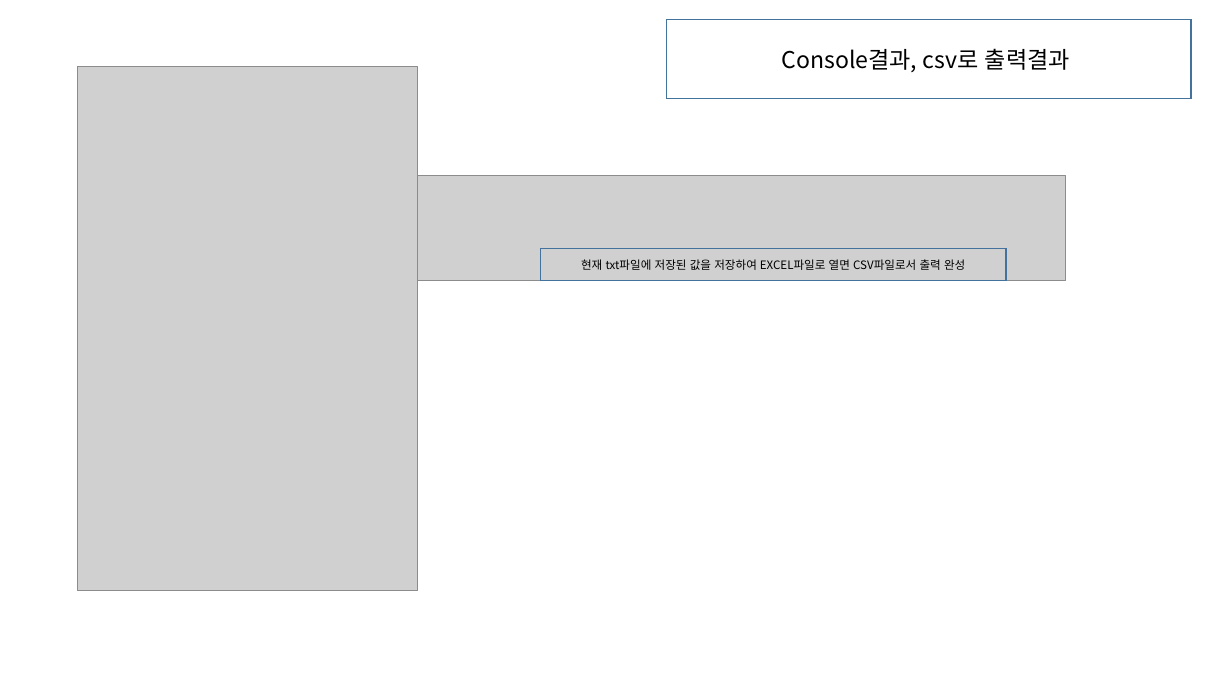
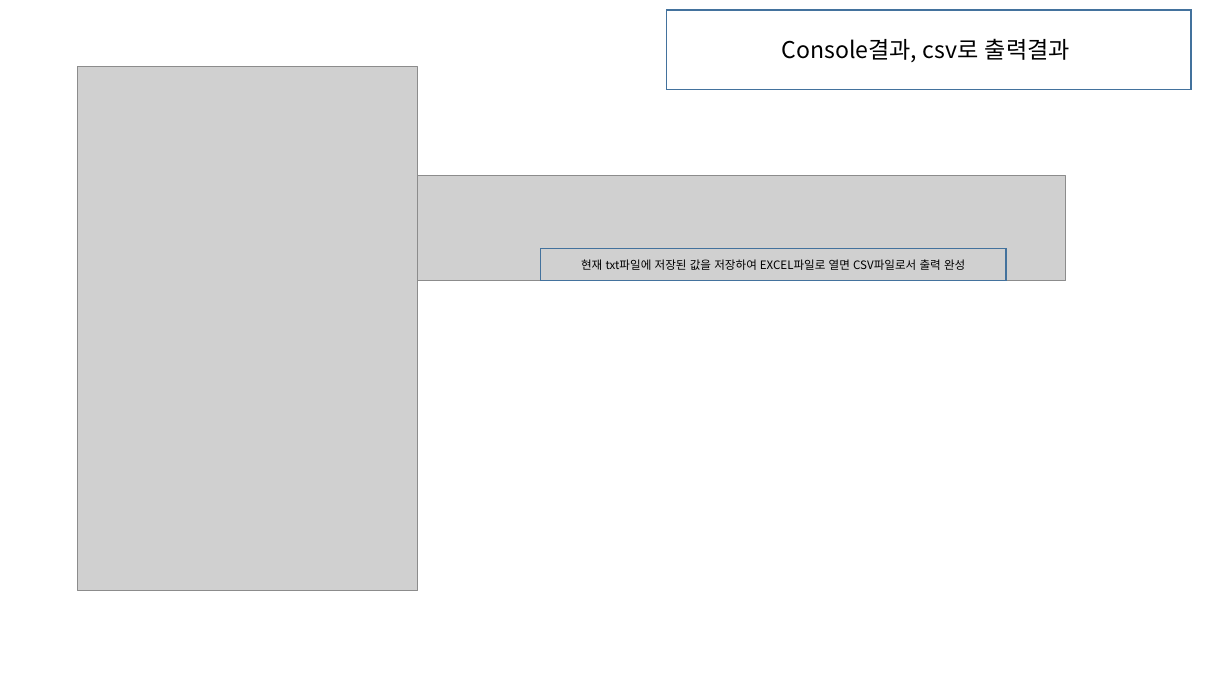
Before and after one commit to ppp308/amuse, a slide deck: slide 10 of 놀이공원티켓발급정리.pptx. Drawn at 1232x693 pixels with LibreOffice and Linux fonts; fonts in the diff are those of the drawing; grey boxes stand for pictures. Boxes give left, top, right and bottom in pixels: in the first picture for what was removed or moved away, otherwise in the second. Text is boxed around its words. In the diff, an @@ line names an element or a change of style, - is before the commit and + after.

```diff
--- a/놀이공원티켓발급정리.pptx
+++ b/놀이공원티켓발급정리.pptx
@@ rectangle "Console결과, csv로 출력결과": place and size @@
-rectangle "Console결과, csv로 출력결과" at <box>667,19,1192,99</box>
+rectangle "Console결과, csv로 출력결과" at <box>667,10,1192,90</box>
```
Also in this commit, not shown: 3 slides added.
